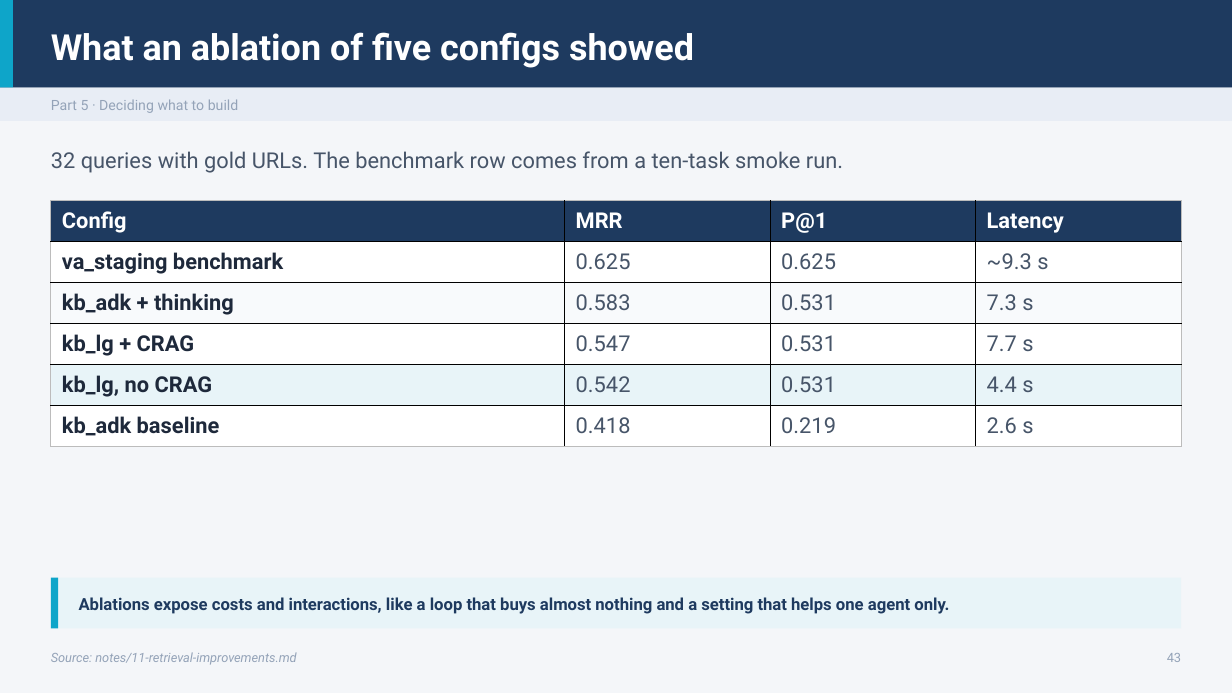
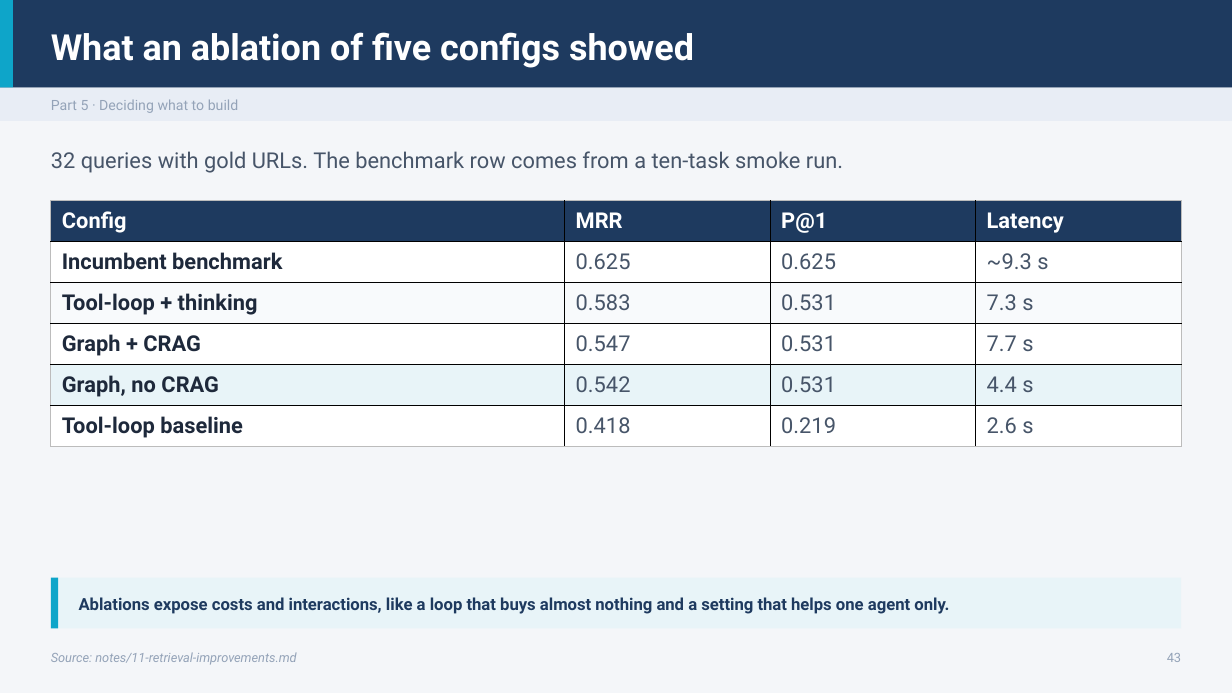
Before and after one commit to ramseywise/learn-ai-engineering, a slide deck: slide 43 of generative-ai/02-rag-retrieval/slides/rag-retrieval.pptx. Drawn at 1232x693 pixels with LibreOffice and Linux fonts; fonts in the diff are those of the drawing. Boxes give left, top, right and bottom in pixels: in the first picture for what was removed or moved away, otherwise in the second. Text is boxed around its words. In the diff, an @@ line names an element or a change of style, - is before the commit and + after.

```diff
--- a/generative-ai/02-rag-retrieval/slides/rag-retrieval.pptx
+++ b/generative-ai/02-rag-retrieval/slides/rag-retrieval.pptx
@@ table at <box>51,201,1180,446</box> @@
-row 2, column 1: va_staging benchmark
+row 2, column 1: Incumbent benchmark
-row 3, column 1: kb_adk + thinking
+row 3, column 1: Tool-loop + thinking
-row 4, column 1: kb_lg + CRAG
+row 4, column 1: Graph + CRAG
-row 5, column 1: kb_lg, no CRAG
+row 5, column 1: Graph, no CRAG
-row 6, column 1: kb_adk baseline
+row 6, column 1: Tool-loop baseline
```
Also in this commit, not shown: 2 other slides changed, 59 other files.
